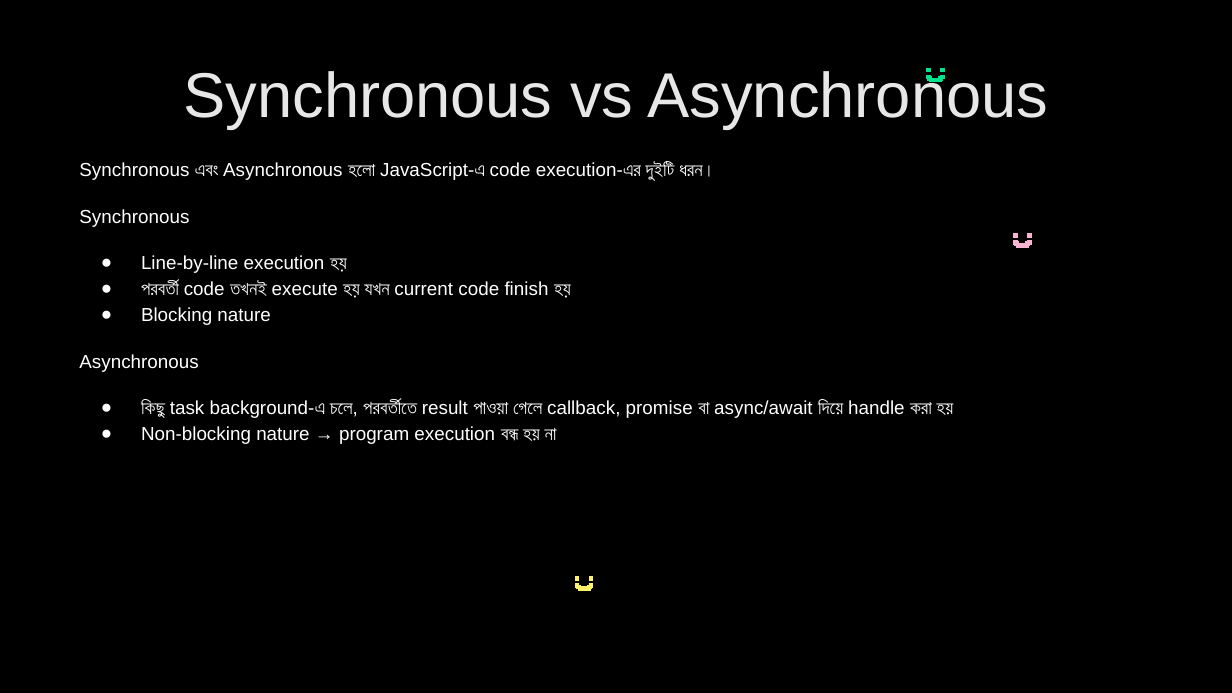
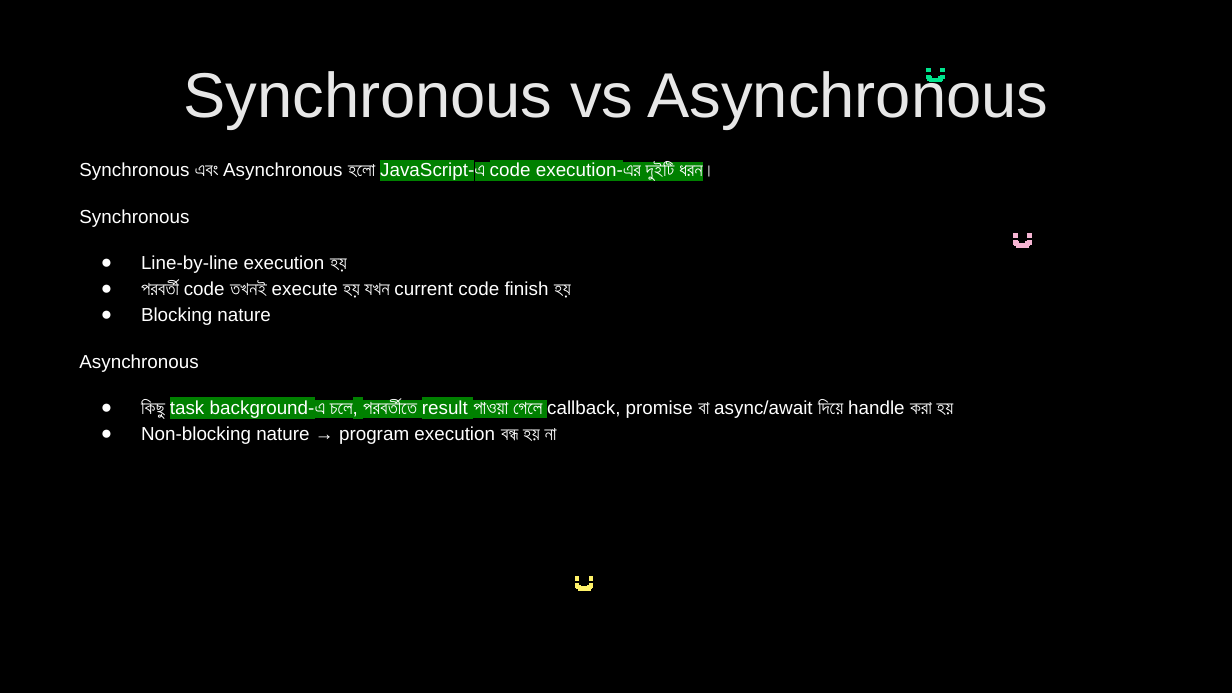
Before and after one commit to nabila-nuzhat/class-js, a slide deck: slide 32 of Interview Question JavaScript_HIGHLIGHTED.pptx (slide 31 before the commit). Drawn at 1232x693 pixels with LibreOffice and Linux fonts; fonts in the diff are those of the drawing. Boxes give left, top, right and bottom in pixels: in the first picture for what was removed or moved away, otherwise in the second. Text is boxed around its words. In the diff, an @@ line names an element or a change of style, - is before the commit and + after.

```diff
--- a/Interview Question JavaScript_HIGHLIGHTED.pptx
+++ b/Interview Question JavaScript_HIGHLIGHTED.pptx
@@ text at (x1=79, y1=162, x2=954, y2=421): highlight none to #008000 in "JavaScript-এ code execution-এর দুইটি ধরন।", "task background-এ চলে, পরবর্তীতে result পাওয়া গেলে" @@
```
Also in this commit, not shown: 4 other slides changed, 1 slide added.
